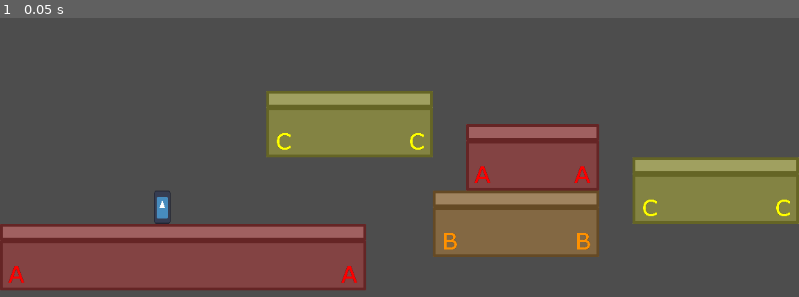
Above: before the commit, frame 1.
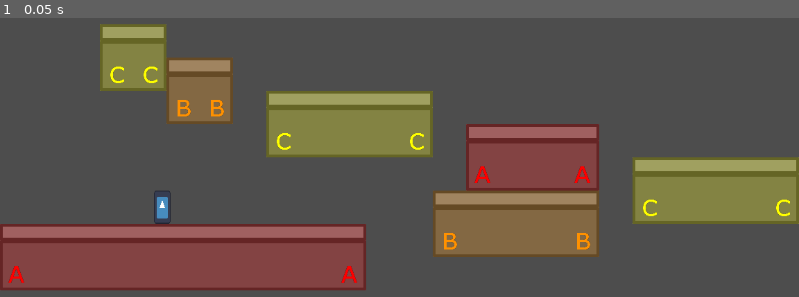
Above: after the commit, the same moment.

Repository: nicom7/game-off-2023
Game: Godot game, scene res://world.tscn
Same seed, same stepped clock (60 frames per second), same inputs: the game is played once before the commit and once after it. The engine's default icon, where the game draws it, is replaced by a stand-in: a white triangle on a blue panel in a dark square.
Inputs:
- Up to frame 1 (0.05 s): no input

The runs differ from the first frame. In frame 1, 4.0% of the frame differs, in the area x 12-30%, y 2-38%.

Commit message:
Map notes to piano layout on computer keyboard
- Easier to control the player
- Q is note B, W is note C, E is note D, ...

Diff:
--- a/player.gd
+++ b/player.gd
@@ -16,7 +16,7 @@
 	var jump: String
 
 var _input_actions: Dictionary = {}
-const _tones: Array[String] = ["A", "B", "C"]
+const _scale: Array[String] = ["A", "B", "C", "D", "E", "F", "G"]
 var current_tone: String = "A"
 
 func _ready() -> void:
@@ -32,13 +32,16 @@
 
 func _setup_input_actions():
 	_input_actions.clear()
-	for tone in _tones:
+	for note in _scale.size():
+		var prev_note: int = posmod(note - 1, _scale.size())
+		var next_note: int = posmod(note + 1, _scale.size())
+
 		var actions: InputActions = InputActions.new()
-		actions.move_left = tone + "_left"
-		actions.move_right = tone + "_right"
-		actions.jump = tone + "_jump"
+		actions.move_left = _scale[prev_note] + "_note"
+		actions.move_right = _scale[next_note] + "_note"
+		actions.jump = _scale[note] + "_note"
 
-		_input_actions[tone] = actions
+		_input_actions[_scale[note]] = actions
 
 func _physics_process(delta: float) -> void:
 	_update_tone(delta)
--- a/project.godot
+++ b/project.godot
@@ -21,49 +21,42 @@
 
 [input]
 
-A_left={
+A_note={
 "deadzone": 0.5,
-"events": [Object(InputEventKey,"resource_local_to_scene":false,"resource_name":"","device":-1,"window_id":0,"alt_pressed":false,"shift_pressed":false,"ctrl_pressed":false,"meta_pressed":false,"pressed":false,"keycode":0,"physical_keycode":71,"key_label":0,"unicode":103,"echo":false,"script":null)
+"events": [Object(InputEventKey,"resource_local_to_scene":false,"resource_name":"","device":-1,"window_id":0,"alt_pressed":false,"shift_pressed":false,"ctrl_pressed":false,"meta_pressed":false,"pressed":false,"keycode":0,"physical_keycode":85,"key_label":0,"unicode":117,"echo":false,"script":null)
 ]
 }
-A_right={
+B_note={
 "deadzone": 0.5,
-"events": [Object(InputEventKey,"resource_local_to_scene":false,"resource_name":"","device":-1,"window_id":0,"alt_pressed":false,"shift_pressed":false,"ctrl_pressed":false,"meta_pressed":false,"pressed":false,"keycode":0,"physical_keycode":66,"key_label":0,"unicode":98,"echo":false,"script":null)
+"events": [Object(InputEventKey,"resource_local_to_scene":false,"resource_name":"","device":-1,"window_id":0,"alt_pressed":false,"shift_pressed":false,"ctrl_pressed":false,"meta_pressed":false,"pressed":false,"keycode":0,"physical_keycode":73,"key_label":0,"unicode":105,"echo":false,"script":null)
+, Object(InputEventKey,"resource_local_to_scene":false,"resource_name":"","device":-1,"window_id":0,"alt_pressed":false,"shift_pressed":false,"ctrl_pressed":false,"meta_pressed":false,"pressed":false,"keycode":0,"physical_keycode":81,"key_label":0,"unicode":113,"echo":false,"script":null)
 ]
 }
-A_jump={
+C_note={
 "deadzone": 0.5,
-"events": [Object(InputEventKey,"resource_local_to_scene":false,"resource_name":"","device":-1,"window_id":0,"alt_pressed":false,"shift_pressed":false,"ctrl_pressed":false,"meta_pressed":false,"pressed":false,"keycode":0,"physical_keycode":65,"key_label":0,"unicode":97,"echo":false,"script":null)
+"events": [Object(InputEventKey,"resource_local_to_scene":false,"resource_name":"","device":-1,"window_id":0,"alt_pressed":false,"shift_pressed":false,"ctrl_pressed":false,"meta_pressed":false,"pressed":false,"keycode":0,"physical_keycode":79,"key_label":0,"unicode":111,"echo":false,"script":null)
+, Object(InputEventKey,"resource_local_to_scene":false,"resource_name":"","device":-1,"window_id":0,"alt_pressed":false,"shift_pressed":false,"ctrl_pressed":false,"meta_pressed":false,"pressed":false,"keycode":0,"physical_keycode":87,"key_label":0,"unicode":119,"echo":false,"script":null)
 ]
 }
-B_left={
+D_note={
 "deadzone": 0.5,
-"events": [Object(InputEventKey,"resource_local_to_scene":false,"resource_name":"","device":-1,"window_id":0,"alt_pressed":false,"shift_pressed":false,"ctrl_pressed":false,"meta_pressed":false,"pressed":false,"keycode":0,"physical_keycode":65,"key_label":0,"unicode":97,"echo":false,"script":null)
+"events": [Object(InputEventKey,"resource_local_to_scene":false,"resource_name":"","device":-1,"window_id":0,"alt_pressed":false,"shift_pressed":false,"ctrl_pressed":false,"meta_pressed":false,"pressed":false,"keycode":0,"physical_keycode":80,"key_label":0,"unicode":112,"echo":false,"script":null)
+, Object(InputEventKey,"resource_local_to_scene":false,"resource_name":"","device":-1,"window_id":0,"alt_pressed":false,"shift_pressed":false,"ctrl_pressed":false,"meta_pressed":false,"pressed":false,"keycode":0,"physical_keycode":69,"key_label":0,"unicode":101,"echo":false,"script":null)
 ]
 }
-B_right={
+E_note={
 "deadzone": 0.5,
-"events": [Object(InputEventKey,"resource_local_to_scene":false,"resource_name":"","device":-1,"window_id":0,"alt_pressed":false,"shift_pressed":false,"ctrl_pressed":false,"meta_pressed":false,"pressed":false,"keycode":0,"physical_keycode":67,"key_label":0,"unicode":99,"echo":false,"script":null)
+"events": [Object(InputEventKey,"resource_local_to_scene":false,"resource_name":"","device":-1,"window_id":0,"alt_pressed":false,"shift_pressed":false,"ctrl_pressed":false,"meta_pressed":false,"pressed":false,"keycode":0,"physical_keycode":82,"key_label":0,"unicode":114,"echo":false,"script":null)
 ]
 }
-B_jump={
+F_note={
 "deadzone": 0.5,
-"events": [Object(InputEventKey,"resource_local_to_scene":false,"resource_name":"","device":-1,"window_id":0,"alt_pressed":false,"shift_pressed":false,"ctrl_pressed":false,"meta_pressed":false,"pressed":false,"keycode":0,"physical_keycode":66,"key_label":0,"unicode":98,"echo":false,"script":null)
+"events": [Object(InputEventKey,"resource_local_to_scene":false,"resource_name":"","device":-1,"window_id":0,"alt_pressed":false,"shift_pressed":false,"ctrl_pressed":false,"meta_pressed":false,"pressed":false,"keycode":0,"physical_keycode":84,"key_label":0,"unicode":116,"echo":false,"script":null)
 ]
 }
-C_left={
+G_note={
 "deadzone": 0.5,
-"events": [Object(InputEventKey,"resource_local_to_scene":false,"resource_name":"","device":-1,"window_id":0,"alt_pressed":false,"shift_pressed":false,"ctrl_pressed":false,"meta_pressed":false,"pressed":false,"keycode":0,"physical_keycode":66,"key_label":0,"unicode":98,"echo":false,"script":null)
-]
-}
-C_right={
-"deadzone": 0.5,
-"events": [Object(InputEventKey,"resource_local_to_scene":false,"resource_name":"","device":-1,"window_id":0,"alt_pressed":false,"shift_pressed":false,"ctrl_pressed":false,"meta_pressed":false,"pressed":false,"keycode":0,"physical_keycode":68,"key_label":0,"unicode":100,"echo":false,"script":null)
-]
-}
-C_jump={
-"deadzone": 0.5,
-"events": [Object(InputEventKey,"resource_local_to_scene":false,"resource_name":"","device":-1,"window_id":0,"alt_pressed":false,"shift_pressed":false,"ctrl_pressed":false,"meta_pressed":false,"pressed":false,"keycode":0,"physical_keycode":67,"key_label":0,"unicode":99,"echo":false,"script":null)
+"events": [Object(InputEventKey,"resource_local_to_scene":false,"resource_name":"","device":-1,"window_id":0,"alt_pressed":false,"shift_pressed":false,"ctrl_pressed":false,"meta_pressed":false,"pressed":false,"keycode":0,"physical_keycode":89,"key_label":0,"unicode":121,"echo":false,"script":null)
 ]
 }
 
--- a/world.tscn
+++ b/world.tscn
@@ -590,21 +590,21 @@
 tile_set = SubResource("TileSet_kgahr")
 format = 2
 layer_0/name = "Platform 1"
-layer_0/tile_data = PackedInt32Array(786432, 65536, 2, 78643 …(915 unchanged characters)…  2, 524299, 131072, 2, 524300, 196608, 2)
+layer_0/tile_data = PackedInt32Array(786432, 65536, 2, 78643 …(915 unchanged characters)…  2, 524299, 131072, 2, 524300, 196608, 2, 393220, 196608, 2, 327684, 196608, 0, 327683, 65536, 0, 393219, 65536, 2)
 layer_1/name = "Platform 2"
 layer_1/enabled = true
 layer_1/modulate = Color(1, 1, 1, 1)
 layer_1/y_sort_enabled = false
 layer_1/y_sort_origin = 0
 layer_1/z_index = 0
-layer_1/tile_data = PackedInt32Array(589841, 196608, 2, 589840, 131072, 2, 589839, 131072, 2, 589838, 65536, 2, 524302, 65536, 0, 524303, 131072, 0, 524304, 131072, 0, 524305, 196608, 0)
+layer_1/tile_data = PackedInt32Array(589841, 196608, 2, 589840, 131072, 2, 589839, 131072, 2, 589838, 65536, 2, 524302, 65536, 0, 524303, 131072, 0, 524304, 131072, 0, 524305, 196608, 0, 458758, 196608, 2, 393222, 196608, 0, 393221, 65536, 0, 458757, 65536, 2)
 layer_2/name = "Tones"
 layer_2/enabled = true
 layer_2/modulate = Color(1, 1, 1, 1)
 layer_2/y_sort_enabled = false
 layer_2/y_sort_origin = 0
 layer_2/z_index = 0
-layer_2/tile_data = PackedInt32Array(786432, 65537, 2, 78643 …(1065 unchanged characters)… , 2, 524297, 131075, 2, 524296, 65539, 2)
+layer_2/tile_data = PackedInt32Array(786432, 65537, 2, 78643 …(1065 unchanged characters)… , 2, 524297, 131075, 2, 524296, 65539, 2, 458758, 196610, 2, 393222, 196610, 0, 393221, 65538, 0, 458757, 65538, 2, 393220, 196611, 2, 327684, 196611, 0, 327683, 65539, 0, 393219, 65539, 2)
 
 [node name="Player" type="CharacterBody2D" parent="." node_paths=PackedStringArray("current_floor_map")]
 position = Vector2(234, 504)
